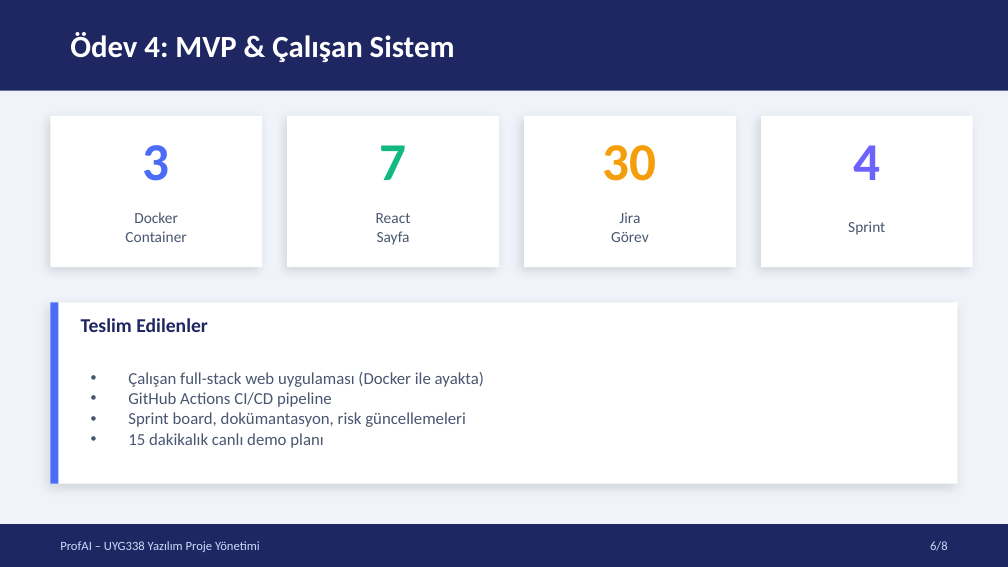
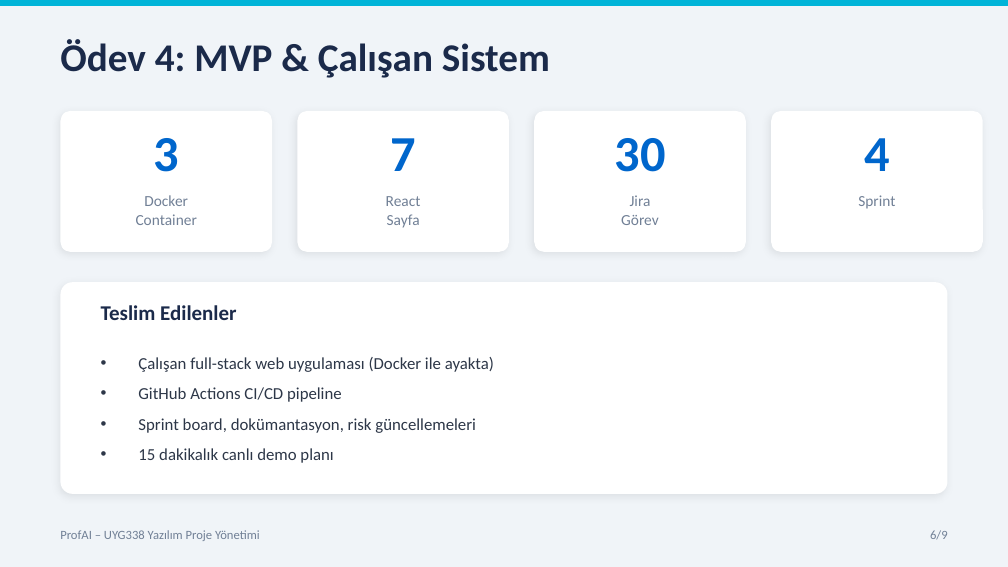
Before and after one commit to ProfAI-Team/ProfAI, a slide deck: slide 6 of ProfAI_Presentation.pptx. Drawn at 1008x567 pixels with LibreOffice and Linux fonts; fonts in the diff are those of the drawing. Boxes give left, top, right and bottom in pixels: in the first picture for what was removed or moved away, otherwise in the second. Text is boxed around its words. In the diff, an @@ line names an element or a change of style, - is before the commit and + after.

Commit message:
Update presentations with screenshots and fix auth endpoint
- Redesign TR & EN presentations with brighter color palette
- Add 4 application screenshots (home, professors, dashboard, upload)
- Fix authService to use correct /auth/me endpoint instead of /auth/profile

```diff
--- a/ProfAI_Presentation.pptx
+++ b/ProfAI_Presentation.pptx
@@ background #F0F3FA to #F0F4F8 @@
@@ rectangle: place and size @@
-rectangle at box(0, 0, 1008, 91)
+rectangle at box(0, 0, 1008, 6)
@@ rectangle at box(0, 0, 1008, 6): fill #1E2761 to #00B4D8 @@
@@ text "Ödev 4: MVP & Çalışan ...": place and size @@
-text "Ödev 4: MVP & Çalışan ..." at box(70, 32, 455, 62)
+text "Ödev 4: MVP & Çalışan ..." at box(60, 39, 550, 78)
@@ text "Ödev 4: MVP & Çalışan ..." at box(60, 39, 550, 78): size 22 to 28 pt, text colour #FFFFFF to #1B2A4A @@
@@ text "3": place and size @@
-text "3" at box(143, 145, 170, 181)
+text "3" at box(154, 138, 180, 172)
@@ text "3" at box(154, 138, 180, 172): size 38 to 36 pt, text colour #4A6CF7 to #0066CC @@
@@ rounded rectangle: place and size @@
-rounded rectangle at box(50, 116, 262, 267)
+rounded rectangle at box(60, 111, 272, 252)
@@ text "7": place and size @@
-text "7" at box(380, 145, 407, 180)
+text "7" at box(390, 138, 416, 171)
@@ text "7" at box(390, 138, 416, 171): size 38 to 36 pt, text colour #10B981 to #0066CC @@
@@ rounded rectangle: place and size @@
-rounded rectangle at box(287, 116, 499, 267)
+rounded rectangle at box(297, 111, 509, 252)
@@ text "30": place and size @@
-text "30" at box(603, 145, 657, 181)
+text "30" at box(615, 138, 666, 172)
@@ text "30" at box(615, 138, 666, 172): size 38 to 36 pt, text colour #F59E0B to #0066CC @@
@@ rounded rectangle: place and size @@
-rounded rectangle at box(524, 116, 736, 267)
+rounded rectangle at box(534, 111, 746, 252)
@@ text "4": place and size @@
-text "4" at box(853, 145, 880, 180)
+text "4" at box(864, 138, 890, 171)
@@ text "4" at box(864, 138, 890, 171): size 38 to 36 pt, text colour #6C63FF to #0066CC @@
@@ rectangle to rounded rectangle; shadow changed in 5 elements at box(60, 282, 948, 494), box(60, 111, 272, 252), box(297, 111, 509, 252), box(534, 111, 746, 252), box(771, 111, 983, 252) @@
@@ rounded rectangle: place and size @@
-rounded rectangle at box(761, 116, 973, 267)
+rounded rectangle at box(771, 111, 983, 252)
@@ text "Docker": place and size @@
-text "Docker" at box(125, 212, 186, 242)
+text "Docker" at box(136, 195, 197, 225)
@@ text "React": place and size @@
-text "React" at box(376, 213, 411, 245)
+text "React" at box(386, 196, 421, 228)
@@ text "Jira": place and size @@
-text "Jira" at box(611, 212, 649, 242)
+text "Jira" at box(621, 195, 659, 225)
@@ text colour #495670 to #718096; vertical alignment middle to top in 4 elements at box(136, 195, 197, 225), box(386, 196, 421, 228), box(621, 195, 659, 225), box(858, 195, 895, 209) @@
@@ text "Sprint": place and size @@
-text "Sprint" at box(848, 221, 885, 235)
+text "Sprint" at box(858, 195, 895, 209)
@@ rounded rectangle: place and size @@
-rounded rectangle at box(50, 302, 958, 484)
+rounded rectangle at box(60, 282, 948, 494)
@@ text "Teslim Edilenler": place and size @@
-text "Teslim Edilenler" at box(81, 318, 208, 332)
+text "Teslim Edilenler" at box(101, 305, 236, 320)
@@ text "Teslim Edilenler" at box(101, 305, 236, 320): size 14 to 15 pt, text colour #1E2761 to #1B2A4A @@
@@ rectangle removed at box(50, 302, 58, 484) @@
@@ text "Çalışan full-stack web uygulaması (Docker ...": place and size @@
-text "Çalışan full-stack web uygulaması (Docker ..." at box(128, 372, 484, 448)
+text "Çalışan full-stack web uygulaması (Docker ..." at box(138, 357, 494, 463)
@@ text "Çalışan full-stack web uygulaması (Docker ..." at box(138, 357, 494, 463): text colour #495670 to #2D3748; line spacing 1 to 1.5 @@
@@ rectangle removed at box(0, 524, 1008, 566) @@
@@ text "ProfAI – UYG338 Yazılım Proje ...": place and size @@
-text "ProfAI – UYG338 Yazılım Proje ..." at box(60, 541, 260, 552)
+text "ProfAI – UYG338 Yazılım Proje ..." at box(60, 530, 260, 541)
@@ text "ProfAI – UYG338 Yazılım Proje ..." at box(60, 530, 260, 541): text colour #CADCFC to #718096 @@
@@ text at box(930, 530, 948, 540): text changed; text colour #CADCFC to #718096 @@
-6/8
+6/9
```
Also in this commit, not shown: 7 other slides changed, 1 slide added, 8 other files.
